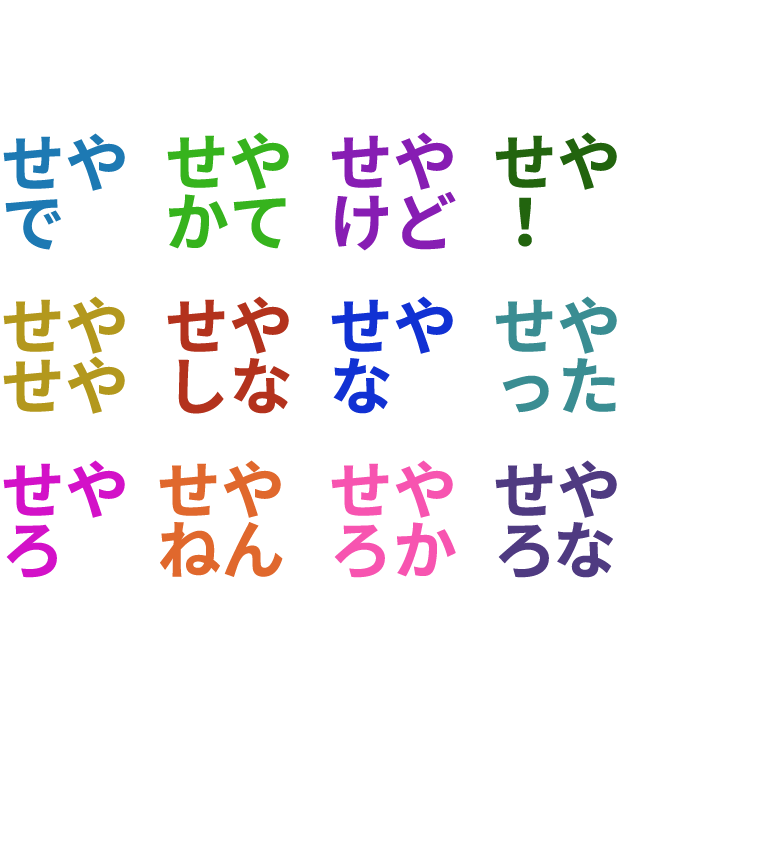
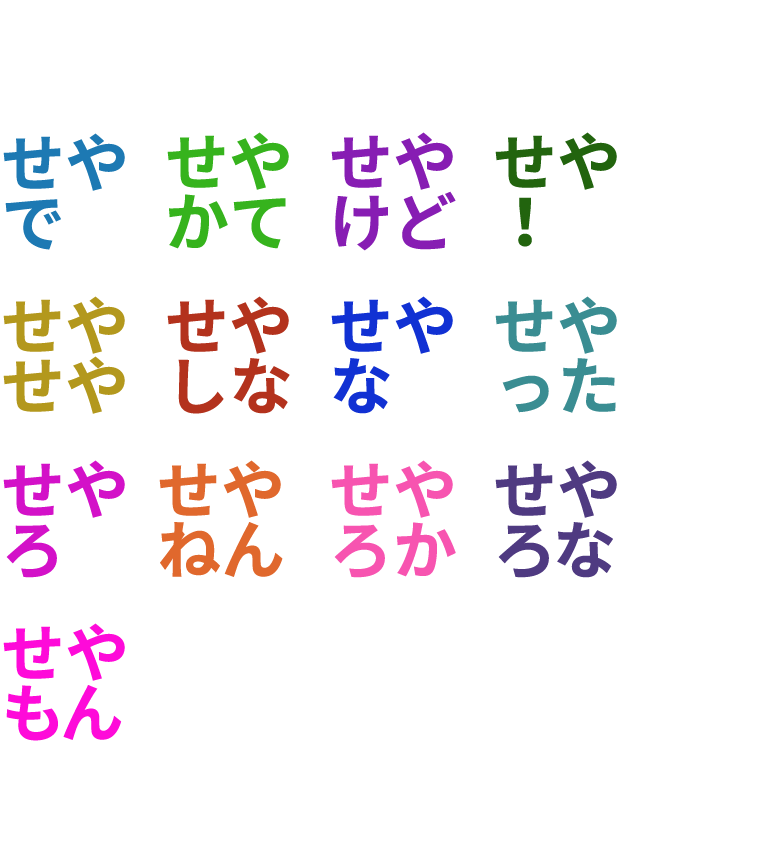
Layers edited between the first and the second 768x868 image:
added group "seyamon.png" with 1 layers above "seyarona.png" over 3, 623, 125, 741
added layer "せやろな" (1st of 2, in "seyamon.png") in group "seyamon.png" over 3, 623, 125, 741
